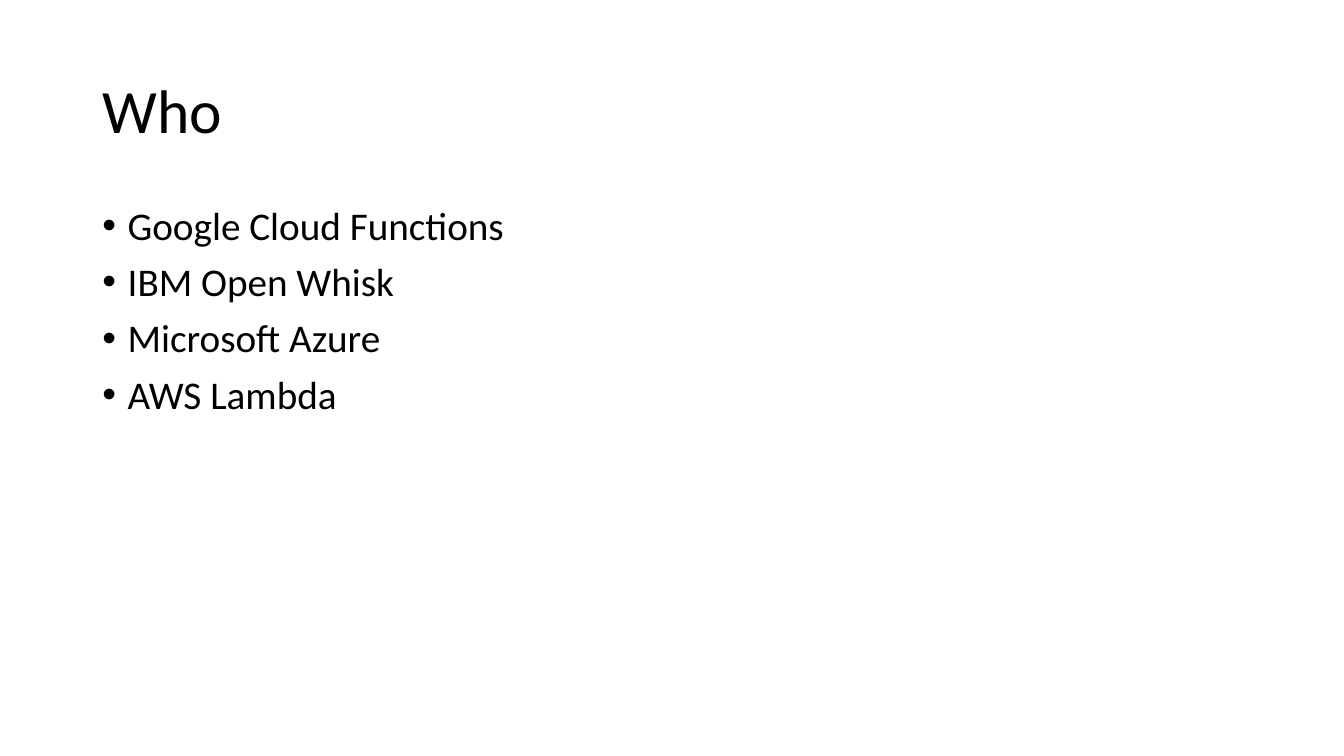
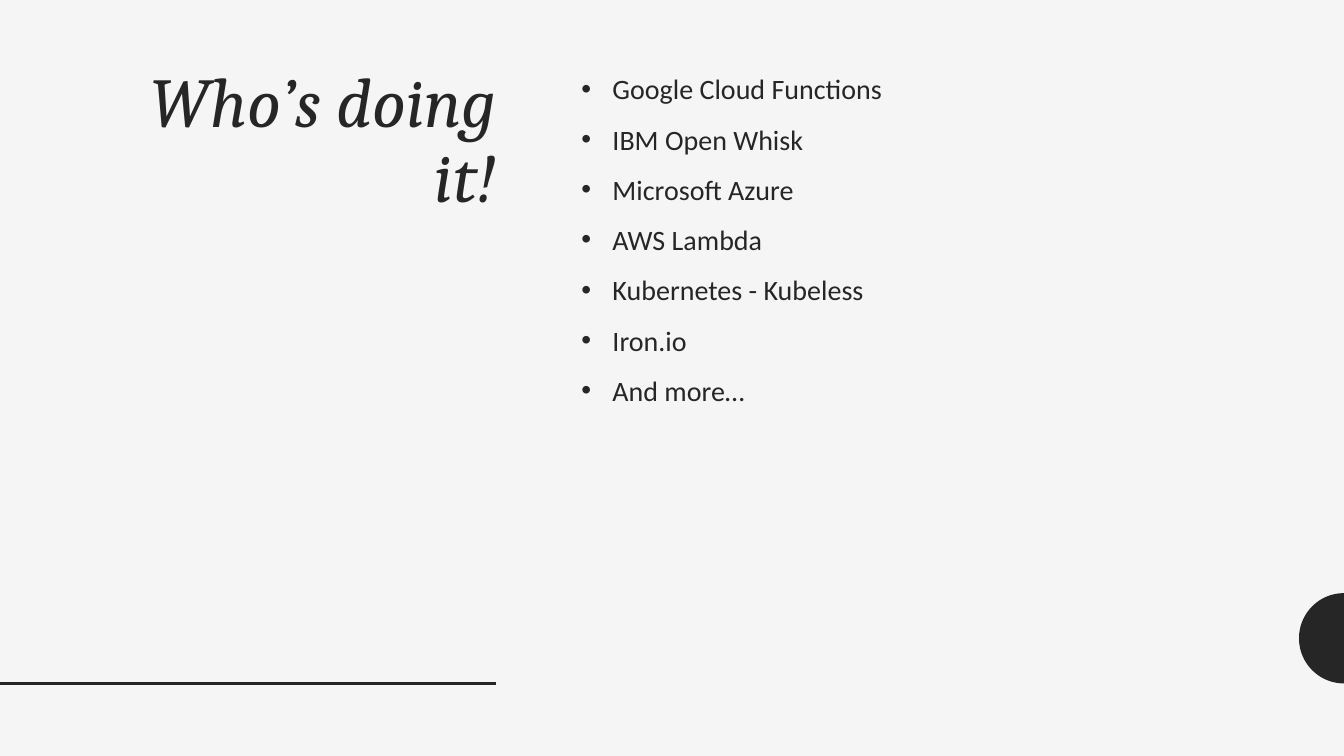
Before and after one commit to adrianpomilio/going-serverless, a slide deck: slide 4 of going-serverless-2017.pptx. Drawn at 1344x756 pixels with LibreOffice and Linux fonts; fonts in the diff are those of the drawing. Boxes give left, top, right and bottom in pixels: in the first picture for what was removed or moved away, otherwise in the second. Text is boxed around its words. In the diff, an @@ line names an element or a change of style, - is before the commit and + after.

```diff
--- a/going-serverless-2017.pptx
+++ b/going-serverless-2017.pptx
@@ background #FFFFFF to #F5F5F5 @@
@@ title "Who’s doing it!" at (x1=151, y1=78, x2=497, y2=203): vertical alignment middle to top @@
@@ title at (x1=151, y1=78, x2=497, y2=203): text changed; size 44 to 50 pt; font Calibri to Cambria; text colour #000000 to #262626; italic on @@
-Who
+Who’s doing it!
@@ text "Google Cloud Functions" moved from (x1=128, y1=212, x2=504, y2=410) to (x1=612, y1=79, x2=882, y2=401) @@
@@ text at (x1=612, y1=79, x2=882, y2=250): size 28 to 20 pt, text colour #000000 to #262626 in "Google Cloud Functions", "IBM Open Whisk", "Microsoft Azure", "AWS Lambda"; indent changed; line spacing 0.9 to 1.12; less space between paragraphs @@
@@ text at (x1=612, y1=280, x2=864, y2=401): paragraphs added @@
+• Kubernetes - Kubeless
+• Iron.io
+• And more…
@@ freeform shape added at (x1=1300, y1=593, x2=1344, y2=684), fill #262626 @@
@@ line added from (0, 684) to (496, 684), #262626 2 pt @@
```
Also in this commit, not shown: 17 other slides changed, 9 slides added, 4 slides removed.
